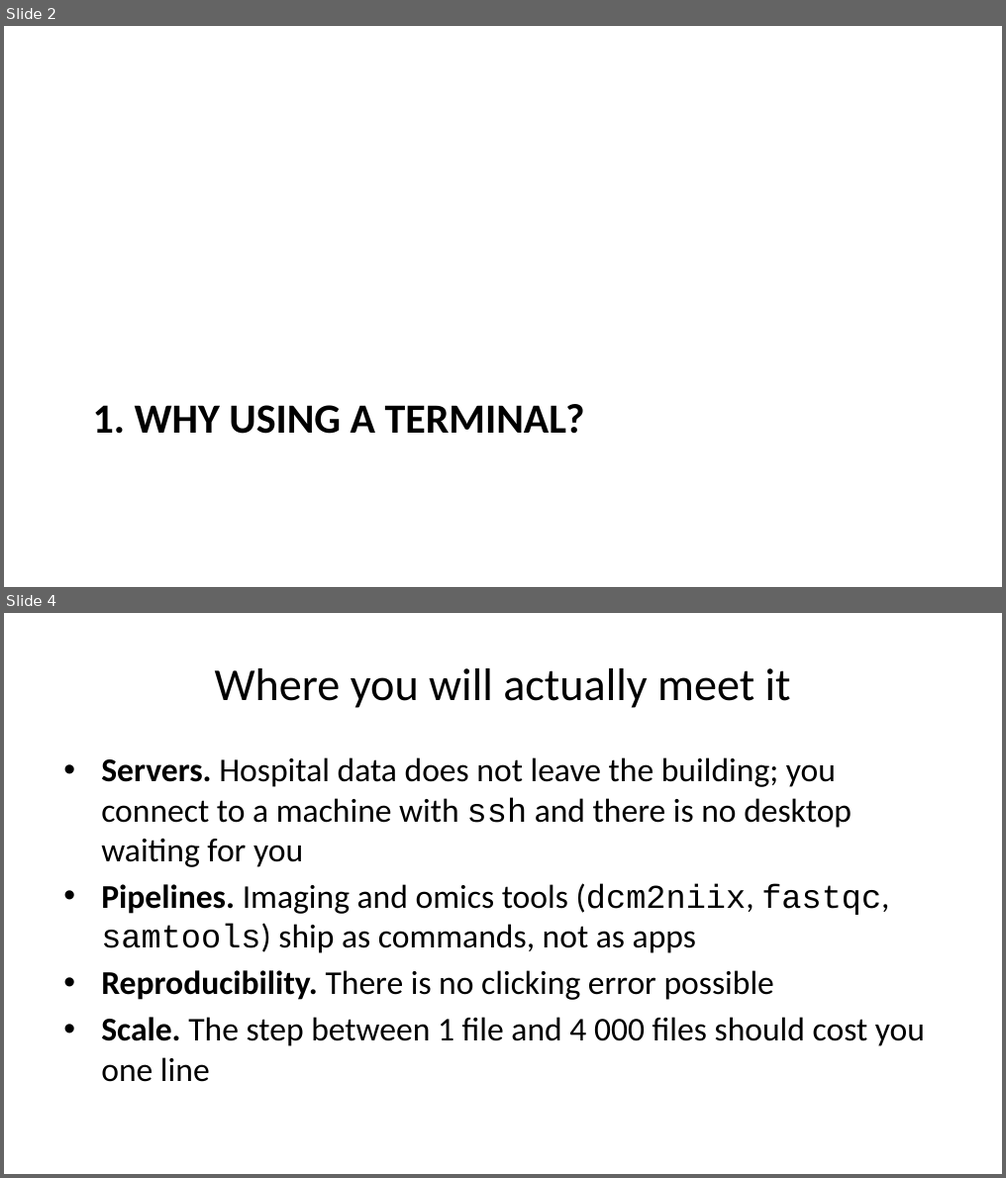
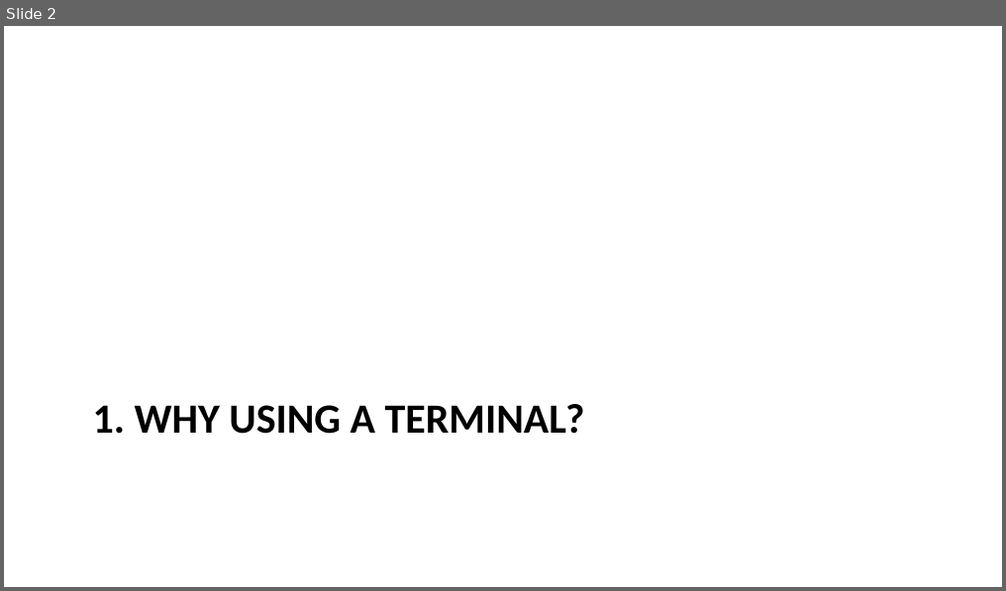
Before and after one commit to MICS-Lab/MS_SanteNum2026, a slide deck: Programming01/Session01/slides.pptx. Shown one above the other, each under a label of ours: slides 2 and 4 before the commit, slide 2 after it; the slides between them are not shown. The pictures are 1006x1178 and 1006x591 pixels, drawn with LibreOffice and Linux fonts; fonts in the diff are those of the drawing. Boxes give left, top, right and bottom in pixels: in the first picture for what was removed or moved away, otherwise in the second. Text is boxed around its words. In the diff, an @@ line names an element or a change of style, - is before the commit and + after.

```diff
--- a/Programming01/Session01/slides.pptx
+++ b/Programming01/Session01/slides.pptx
@@ slide 4 removed at (x1=4, y1=613, x2=1002, y2=1174), background #FFFFFF @@
@@ title removed at (x1=215, y1=668, x2=791, y2=708) @@
-Where you will actually meet it
@@ text removed at (x1=101, y1=758, x2=925, y2=1082) @@
-• Servers. Hospital data does not leave the building; you connect to a machine with ssh and there is no desktop waiting for you
-• Pipelines. Imaging and omics tools (dcm2niix, fastqc, samtools) ship as commands, not as apps
-• Reproducibility. There is no clicking error possible
-• Scale. The step between 1 file and 4 000 files should cost you one line
```
Also in this commit, not shown: 1 slide changed, 1 slide added, 7 other slides removed, 1 other file.
